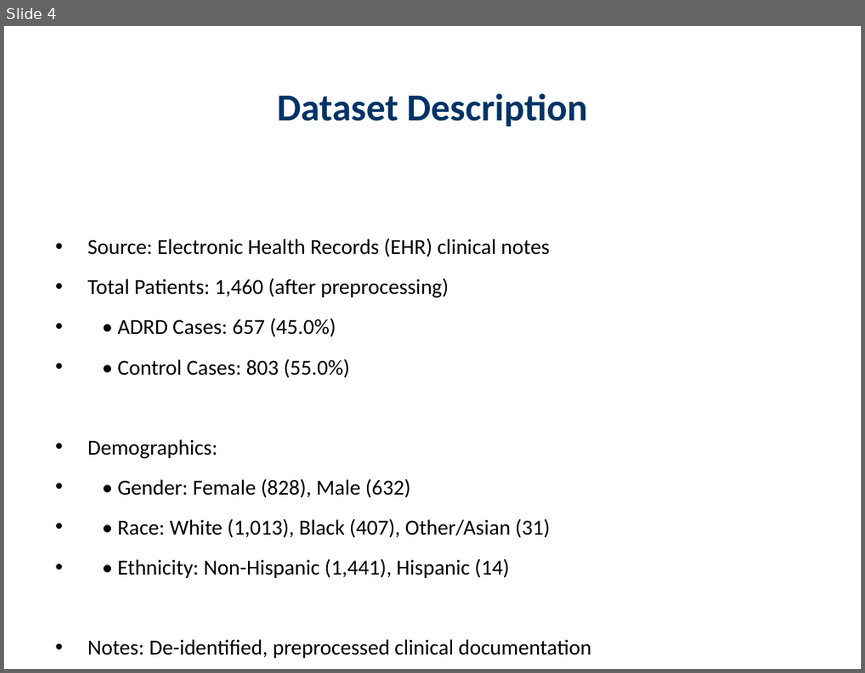
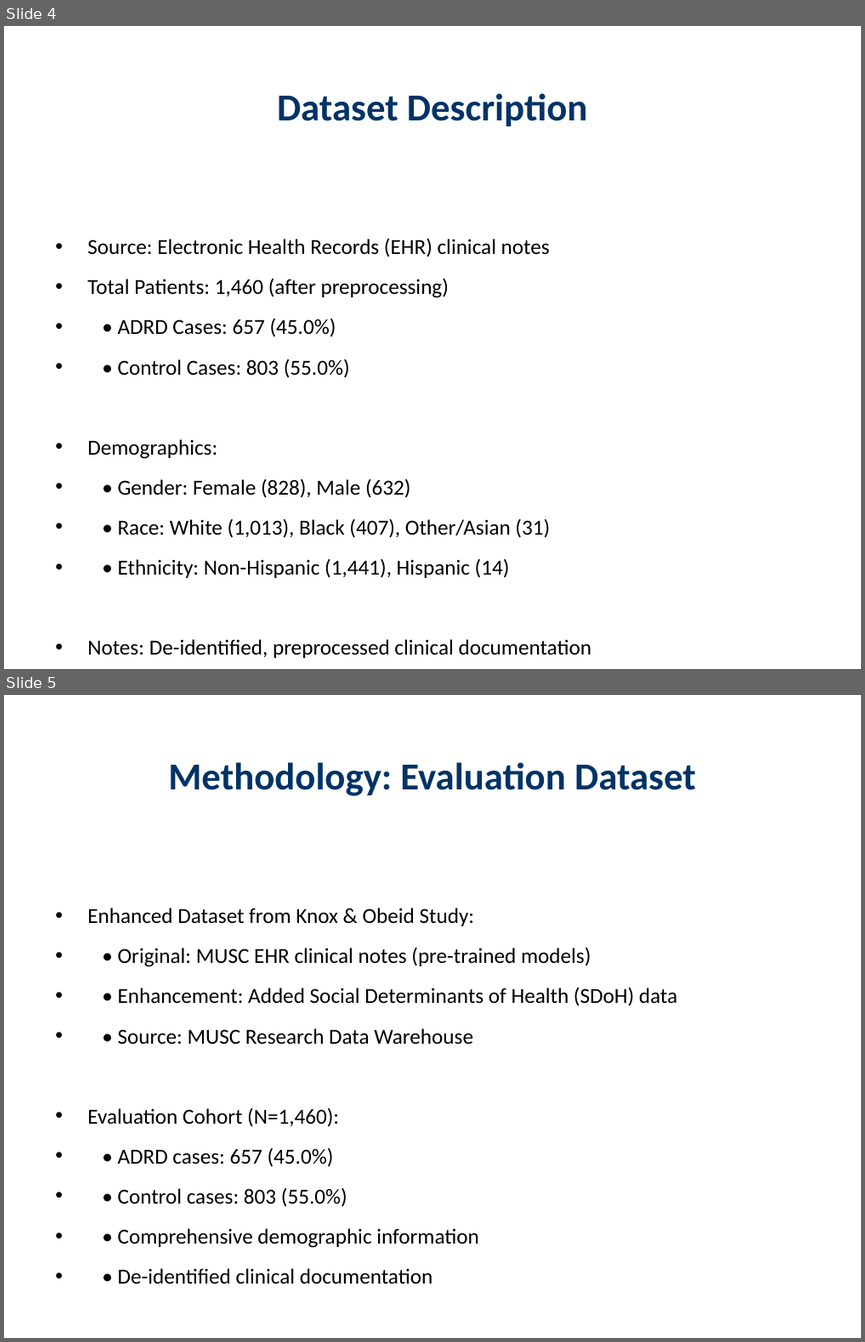
Before and after one commit to gyasifred/adrd_ePheno, a slide deck: AMIA_2025_ADRD_ePhenotyping_Presentation.pptx. Shown one above the other, each under a label of ours: slide 4 before the commit, slides 4 and 5 after it. The pictures are 865x673 and 865x1342 pixels, drawn with LibreOffice and Linux fonts; fonts in the diff are those of the drawing. Boxes give left, top, right and bottom in pixels: in the first picture for what was removed or moved away, otherwise in the second. Text is boxed around its words. In the diff, an @@ line names an element or a change of style, - is before the commit and + after.

```diff
--- a/AMIA_2025_ADRD_ePhenotyping_Presentation.pptx
+++ b/AMIA_2025_ADRD_ePhenotyping_Presentation.pptx
@@ slide 5 added at (4, 695, 861, 1338), background #FFFFFF @@
@@ title added at (168, 762, 696, 796), 32 pt, text #003366, bold @@
+Methodology: Evaluation Dataset
@@ text added at (87, 907, 677, 1247), 18 pt, text #000000 @@
+• Enhanced Dataset from Knox & Obeid Study:
+• • Original: MUSC EHR clinical notes (pre-trained models)
+• • Enhancement: Added Social Determinants of Health (SDoH) data
+• • Source: MUSC Research Data Warehouse
+• Evaluation Cohort (N=1,460):
+• • ADRD cases: 657 (45.0%)
+• • Control cases: 803 (55.0%)
+• • Comprehensive demographic information
+• • De-identified clinical documentation
```
Also in this commit, not shown: 9 slides changed, 2 other slides added, 2 slides removed, 2 other files.
